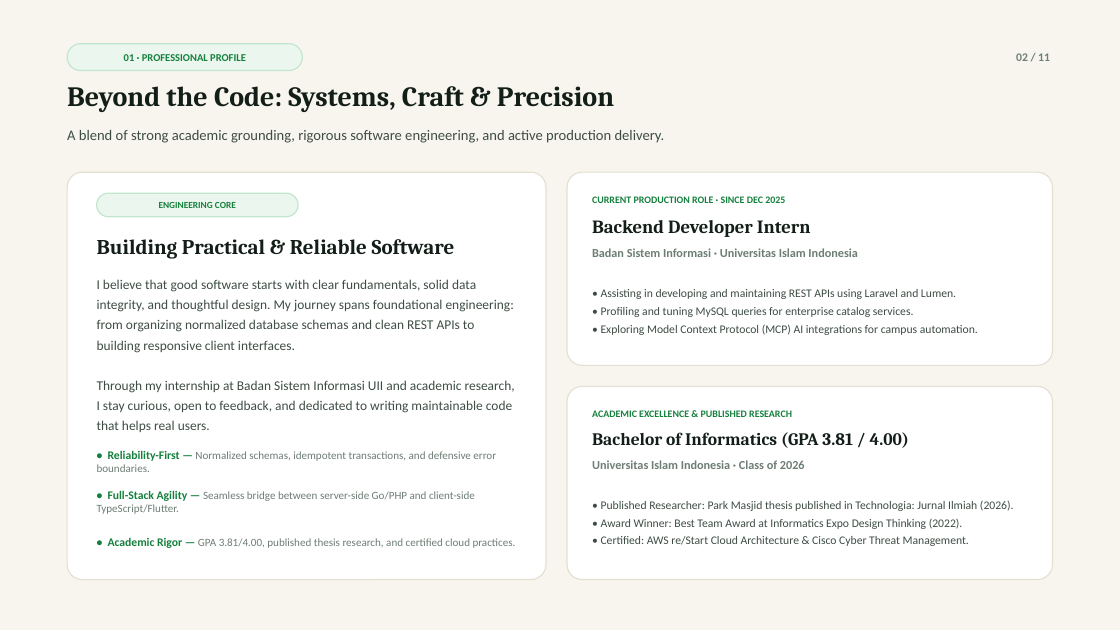
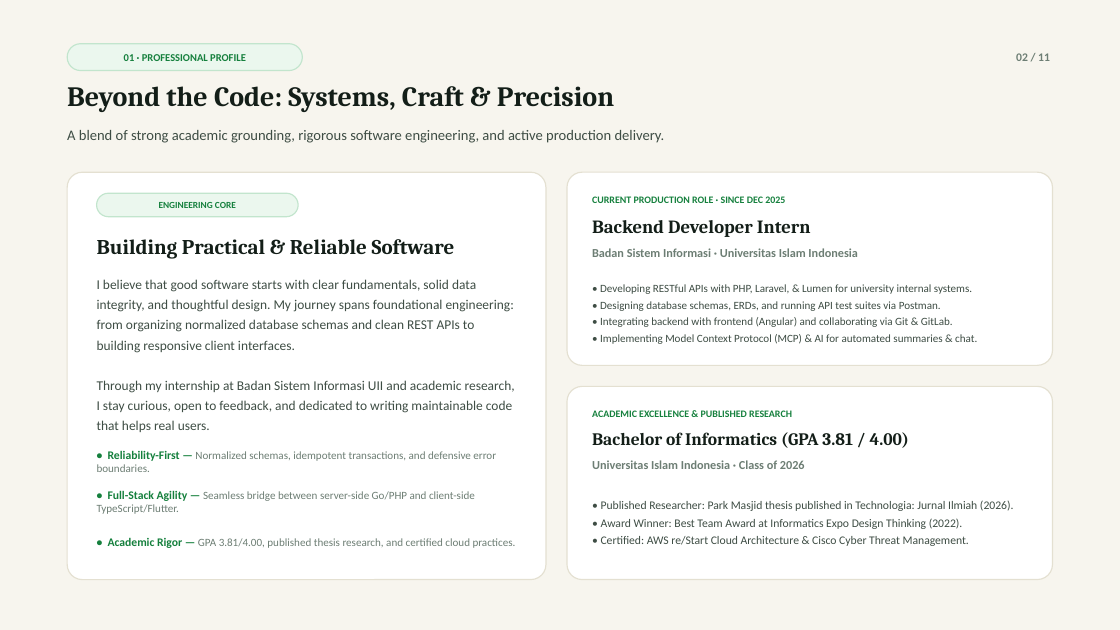
Before and after one commit to reiky03/portfolio, a slide deck: slide 2 of public/reiky-portfolio-presentation.pptx. Drawn at 1120x630 pixels with LibreOffice and Linux fonts; fonts in the diff are those of the drawing. Boxes give left, top, right and bottom in pixels: in the first picture for what was removed or moved away, otherwise in the second. Text is boxed around its words. In the diff, an @@ line names an element or a change of style, - is before the commit and + after.

```diff
--- a/public/reiky-portfolio-presentation.pptx
+++ b/public/reiky-portfolio-presentation.pptx
@@ text at (600,284,977,344): text changed; size 10 to 9.5 pt @@
-• Assisting in developing and maintaining REST APIs using Laravel and Lumen.
-• Profiling and tuning MySQL queries for enterprise catalog services.
-• Exploring Model Context Protocol (MCP) AI integrations for campus automation.
+• Developing RESTful APIs with PHP, Laravel, & Lumen for university internal systems.
+• Designing database schemas, ERDs, and running API test suites via Postman.
+• Integrating backend with frontend (Angular) and collaborating via Git & GitLab.
+• Implementing Model Context Protocol (MCP) & AI for automated summaries & chat.
```
Also in this commit, not shown: 3 other slides changed, 3 other files.
